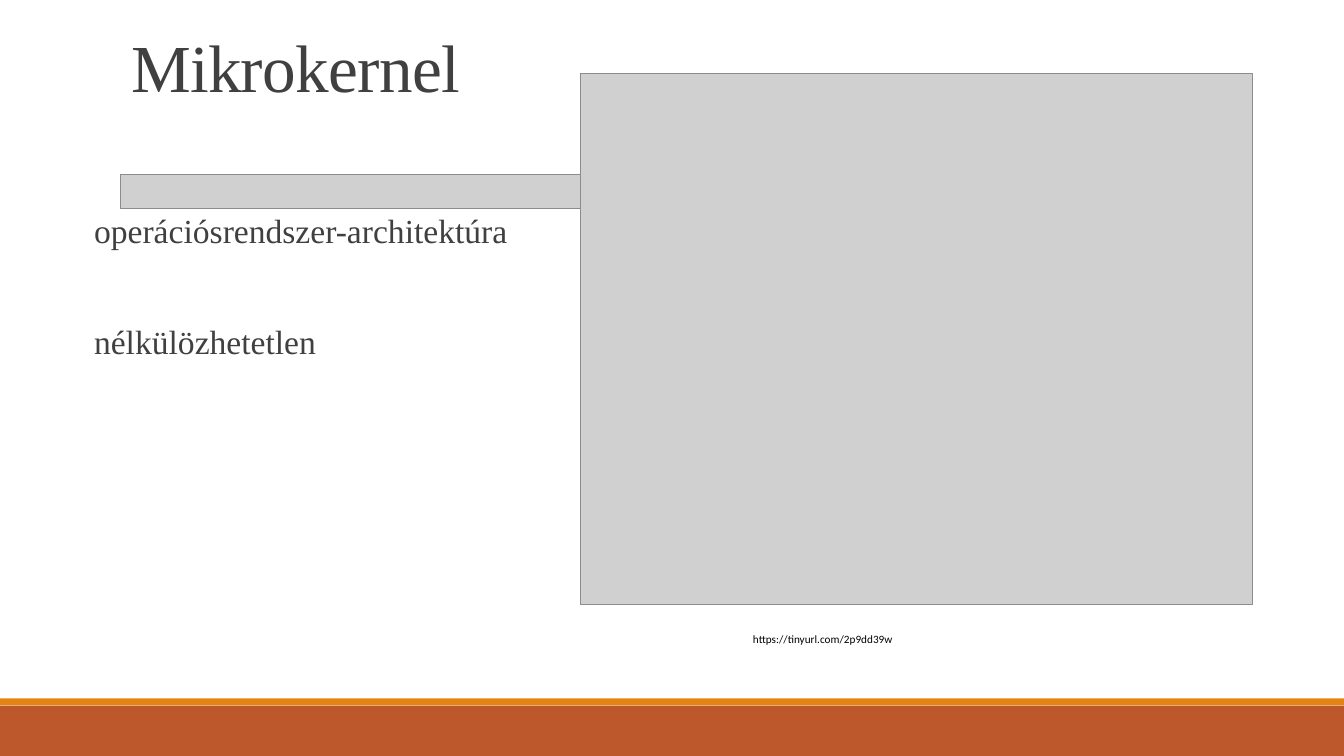
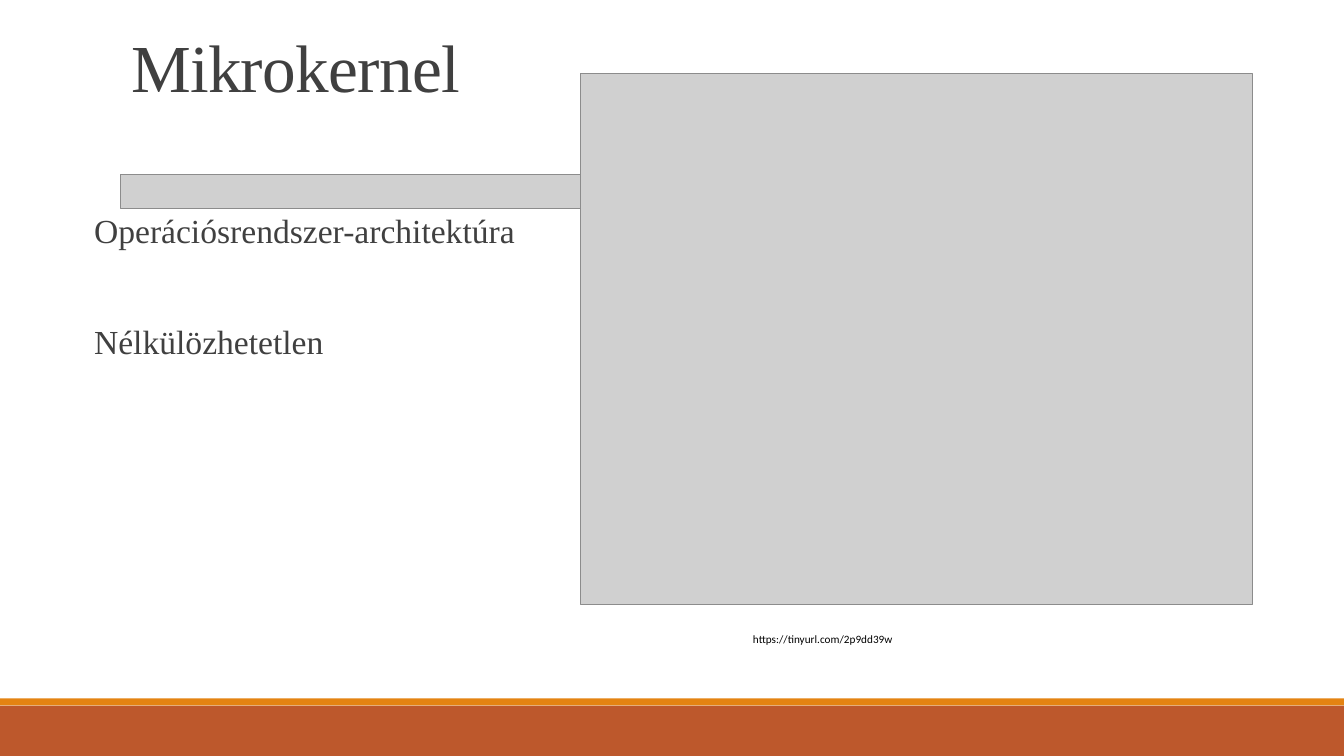
Before and after one commit to vargajanos/Paprika, a slide deck: slide 6 of Operációs rendszer ppt.pptx. Drawn at 1344x756 pixels with LibreOffice and Linux fonts; fonts in the diff are those of the drawing; grey boxes stand for pictures. Boxes give left, top, right and bottom in pixels: in the first picture for what was removed or moved away, otherwise in the second. Text is boxed around its words. In the diff, an @@ line names an element or a change of style, - is before the commit and + after.

```diff
--- a/Operációs rendszer ppt.pptx
+++ b/Operációs rendszer ppt.pptx
@@ text at (x1=94, y1=219, x2=515, y2=355): text changed @@
-  operációsrendszer-architektúra
-  nélkülözhetetlen
+  Operációsrendszer-architektúra
+  Nélkülözhetetlen
```
Also in this commit, not shown: 5 other slides changed.
